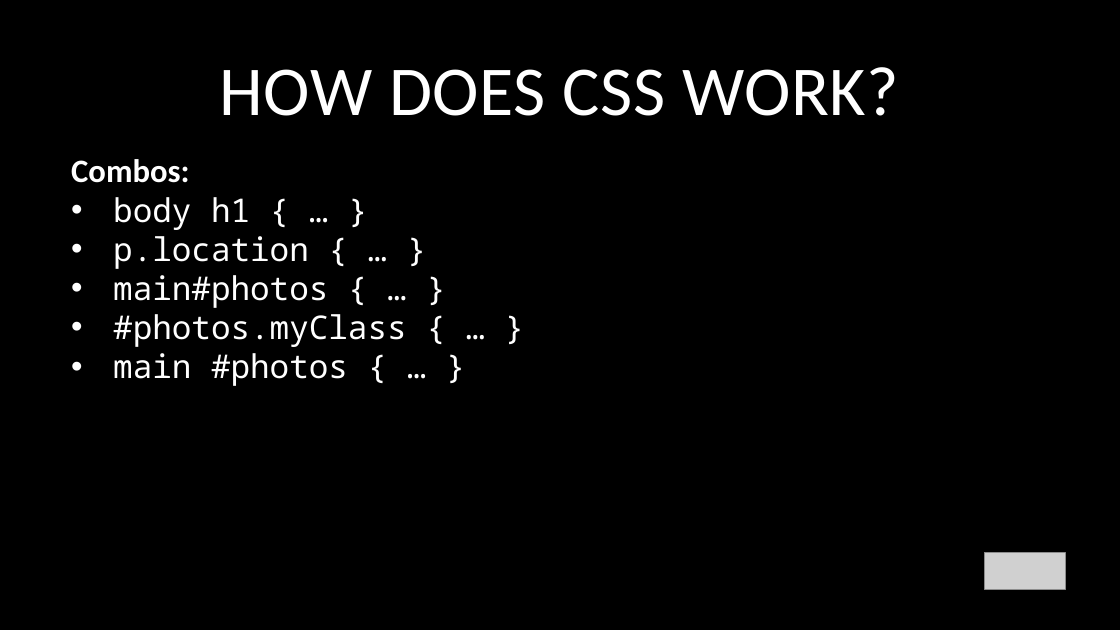
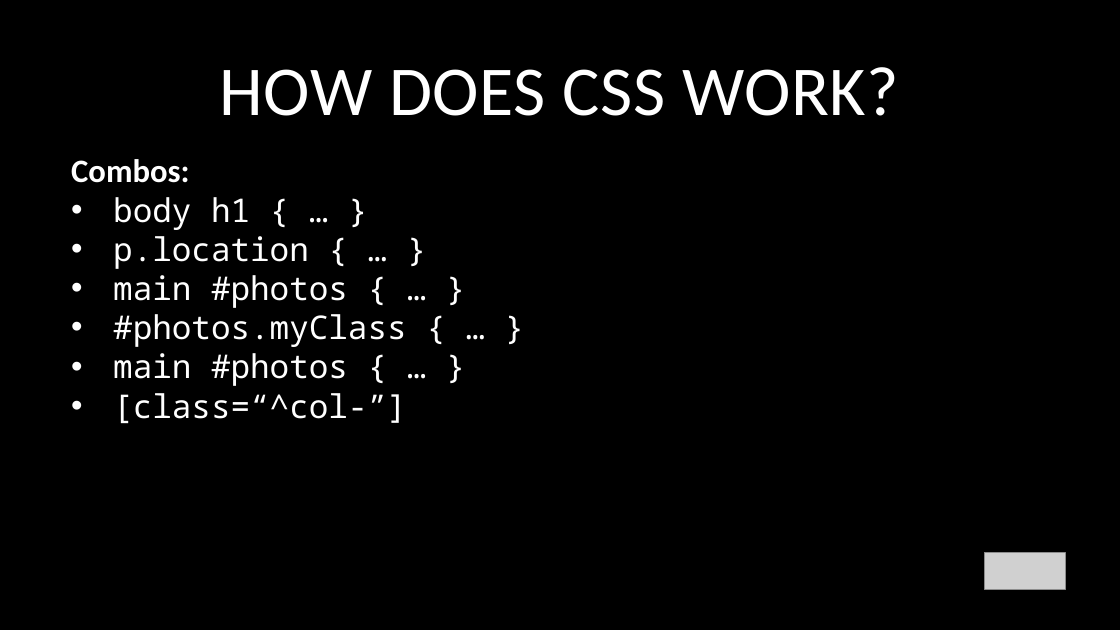
Before and after one commit to glenelkins/front-end-workshop, a slide deck: slide 8 of FEWorkshop-Week2.pptx. Drawn at 1120x630 pixels with LibreOffice and Linux fonts; fonts in the diff are those of the drawing; grey boxes stand for pictures. Boxes give left, top, right and bottom in pixels: in the first picture for what was removed or moved away, otherwise in the second. Text is boxed around its words. In the diff, an @@ line names an element or a change of style, - is before the commit and + after.

```diff
--- a/FEWorkshop-Week2.pptx
+++ b/FEWorkshop-Week2.pptx
@@ text at (113, 275, 348, 308): spaces changed @@
-• main#photos { … }
+• main #photos { … }
@@ text at (113, 393, 407, 424): paragraph added @@
+• [class=“^col-”]
```
Also in this commit, not shown: 2 other slides changed, 11 other files.
